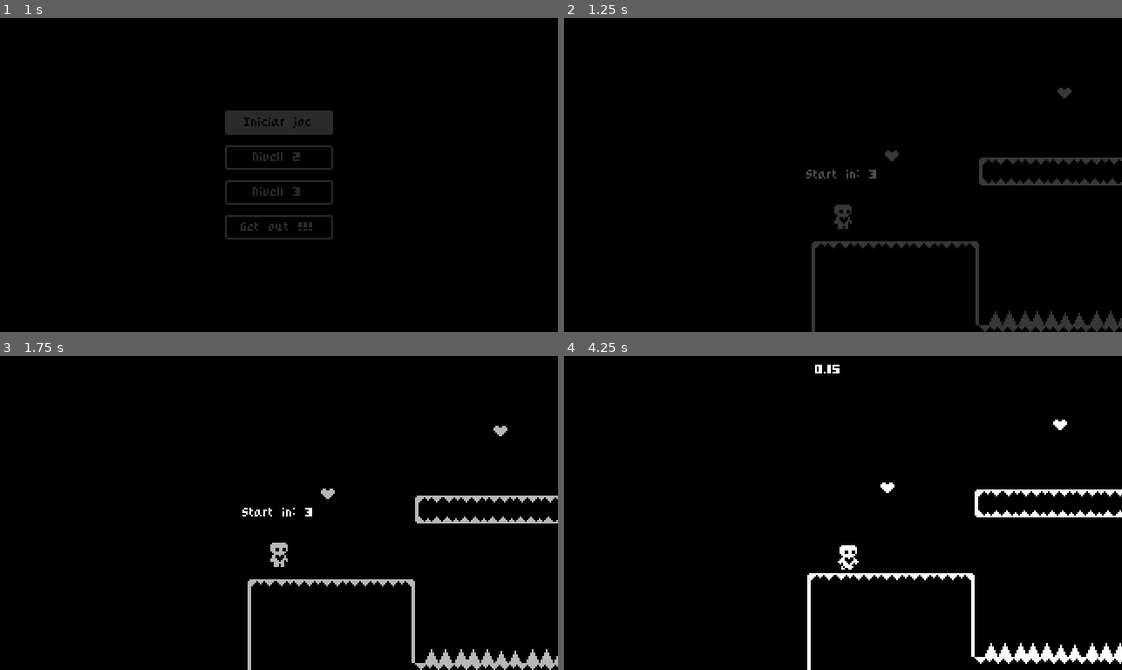
Above: before the commit, frames 1-4 (two rows, left to right).
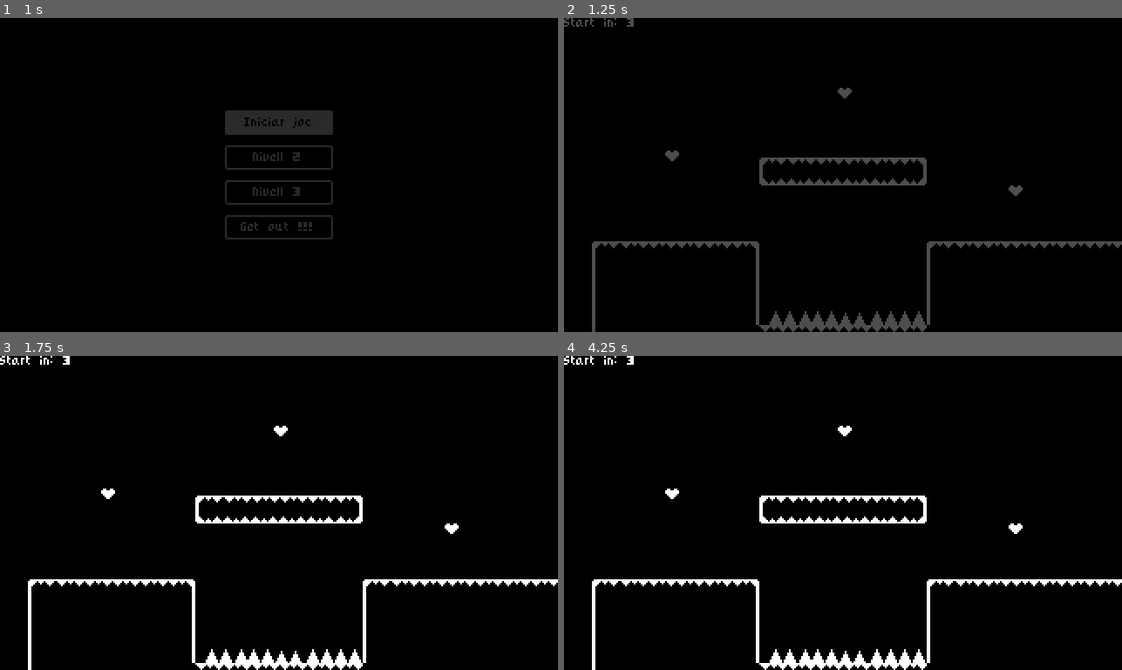
Above: after the commit, the same moments.

Repository: VictorProfe/Claret-plataformer
Game: Godot game, scene res://Menus/Menu inici/start_menu.tscn
Two runs of this game, one before a commit and one after it. Both use one fixed random seed, a clock stepped at 60 frames per second and the inputs below.
Inputs:
- Up to frame 1 (1 s): click "Iniciar joc" at 0.5 s
- Up to frame 2 (1.25 s): no input
- Up to frame 3 (1.75 s): hold Right (move_right) from 1.28 s (still down); hold Up (jump) from 1.28 s (still down)
- Up to frame 4 (4.25 s): tap Enter at 2, 3.5 s; release Up (jump) at 2.03 s; tap Up (jump) at 2.1, 2.27, 2.57, 3.6, 3.77, 4.07 s; tap Space at 2.75 s; release Right (move_right) at 2.78 s; hold Left (move_left) 2.78-3.53 s; hold Up (jump) 2.78-3.53 s; hold Right (move_right) from 3.53 s (still down)

Frame 1 is identical in both runs. In frame 2, 5.8% of the frame differs, in the area x 0-100%, y 0-100%; in frame 3, 6.0%; in frame 4, 6.1%.
Error after the commit: Invalid assignment of property or key 'visible' with value of type 'bool' on a base object of type 'null instance'. (res://World/world.gd:21)

Commit message:
punky player

Diff:
--- a/Personatges/player.tscn
+++ b/Personatges/player.tscn
@@ -1,15 +1,53 @@
-[gd_scene load_steps=15 format=3 uid="uid://b3vkmfxunohh8"]
+[gd_scene load_steps=33 format=3 uid="uid://b3vkmfxunohh8"]
 
 [ext_resource type="Script" path="res://Personatges/player.gd" id="1_1h0vt"]
 [ext_resource type="Resource" uid="uid://nhd5voo3ikx1" path="res://Personatges/DefaultMovementData.tres" id="2_06uy6"]
 [ext_resource type="Texture2D" uid="uid://db34qqr0dkden" path="res://assets/imatges/player.png" id="2_jlvsk"]
-
-[sub_resource type="AtlasTexture" id="AtlasTexture_2qeu2"]
-atlas = ExtResource("2_jlvsk")
-region = Rect2(0, 0, 24, 20)
-
-[sub_resource type="AtlasTexture" id="AtlasTexture_afbgn"]
-atlas = ExtResource("2_jlvsk")
+[ext_resource type="Texture2D" uid="uid://d38q4uqq7cr5a" path="res://assets/imatges/playerBlue.png" id="4_4r54q"]
+[ext_resource type="Texture2D" uid="uid://xlu2y3oqeiht" path="res://assets/imatges/playerpunk.png" id="5_g3kd5"]
+
+[sub_resource type="AtlasTexture" id="AtlasTexture_f00w4"]
+atlas = ExtResource("5_g3kd5")
+region = Rect2(0, 0, 24, 20)
+
+[sub_resource type="AtlasTexture" id="AtlasTexture_eujdj"]
+atlas = ExtResource("2_jlvsk")
+region = Rect2(0, 0, 24, 20)
+
+[sub_resource type="AtlasTexture" id="AtlasTexture_8mmiq"]
+atlas = ExtResource("5_g3kd5")
+region = Rect2(144, 0, 24, 20)
+
+[sub_resource type="AtlasTexture" id="AtlasTexture_lcfbw"]
+atlas = ExtResource("2_jlvsk")
+region = Rect2(144, 0, 24, 20)
+
+[sub_resource type="AtlasTexture" id="AtlasTexture_i2by4"]
+atlas = ExtResource("5_g3kd5")
+region = Rect2(0, 0, 24, 20)
+
+[sub_resource type="AtlasTexture" id="AtlasTexture_oo2yl"]
+atlas = ExtResource("5_g3kd5")
+region = Rect2(24, 0, 24, 20)
+
+[sub_resource type="AtlasTexture" id="AtlasTexture_eqyi8"]
+atlas = ExtResource("5_g3kd5")
+region = Rect2(48, 0, 24, 20)
+
+[sub_resource type="AtlasTexture" id="AtlasTexture_o6hjq"]
+atlas = ExtResource("5_g3kd5")
+region = Rect2(72, 0, 24, 20)
+
+[sub_resource type="AtlasTexture" id="AtlasTexture_ixhof"]
+atlas = ExtResource("5_g3kd5")
+region = Rect2(96, 0, 24, 20)
+
+[sub_resource type="AtlasTexture" id="AtlasTexture_8e1lm"]
+atlas = ExtResource("5_g3kd5")
+region = Rect2(120, 0, 24, 20)
+
+[sub_resource type="AtlasTexture" id="AtlasTexture_sdwpi"]
+atlas = ExtResource("5_g3kd5")
 region = Rect2(144, 0, 24, 20)
 
 [sub_resource type="AtlasTexture" id="AtlasTexture_ejwk3"]
@@ -35,12 +73,40 @@
 [sub_resource type="AtlasTexture" id="AtlasTexture_572d7"]
 atlas = ExtResource("2_jlvsk")
 region = Rect2(0, 0, 24, 20)
+
+[sub_resource type="AtlasTexture" id="AtlasTexture_x0iqj"]
+atlas = ExtResource("4_4r54q")
+region = Rect2(0, 0, 24, 20)
+
+[sub_resource type="AtlasTexture" id="AtlasTexture_mjdhc"]
+atlas = ExtResource("4_4r54q")
+region = Rect2(24, 0, 24, 20)
+
+[sub_resource type="AtlasTexture" id="AtlasTexture_4f7ej"]
+atlas = ExtResource("4_4r54q")
+region = Rect2(48, 0, 24, 20)
+
+[sub_resource type="AtlasTexture" id="AtlasTexture_778a1"]
+atlas = ExtResource("4_4r54q")
+region = Rect2(72, 0, 24, 20)
+
+[sub_resource type="AtlasTexture" id="AtlasTexture_0bgpc"]
+atlas = ExtResource("4_4r54q")
+region = Rect2(96, 0, 24, 20)
+
+[sub_resource type="AtlasTexture" id="AtlasTexture_8dy3f"]
+atlas = ExtResource("4_4r54q")
+region = Rect2(120, 0, 24, 20)
+
+[sub_resource type="AtlasTexture" id="AtlasTexture_q0706"]
+atlas = ExtResource("4_4r54q")
+region = Rect2(144, 0, 24, 20)
 
 [sub_resource type="SpriteFrames" id="SpriteFrames_v2gsa"]
 animations = [{
 "frames": [{
 "duration": 1.0,
-"texture": SubResource("AtlasTexture_2qeu2")
+"texture": SubResource("AtlasTexture_f00w4")
 }],
 "loop": true,
 "name": &"idle",
@@ -48,7 +114,15 @@
 }, {
 "frames": [{
 "duration": 1.0,
-"texture": SubResource("AtlasTexture_afbgn")
+"texture": SubResource("AtlasTexture_eujdj")
+}],
+"loop": true,
+"name": &"idle2",
+"speed": 5.0
+}, {
+"frames": [{
+"duration": 1.0,
+"texture": SubResource("AtlasTexture_8mmiq")
 }],
 "loop": true,
 "name": &"jump",
@@ -56,6 +130,40 @@
 }, {
 "frames": [{
 "duration": 1.0,
+"texture": SubResource("AtlasTexture_lcfbw")
+}],
+"loop": true,
+"name": &"jump2",
+"speed": 5.0
+}, {
+"frames": [{
+"duration": 1.0,
+"texture": SubResource("AtlasTexture_i2by4")
+}, {
+"duration": 1.0,
+"texture": SubResource("AtlasTexture_oo2yl")
+}, {
+"duration": 1.0,
+"texture": SubResource("AtlasTexture_eqyi8")
+}, {
+"duration": 1.0,
+"texture": SubResource("AtlasTexture_o6hjq")
+}, {
+"duration": 1.0,
+"texture": SubResource("AtlasTexture_ixhof")
+}, {
+"duration": 1.0,
+"texture": SubResource("AtlasTexture_8e1lm")
+}, {
+"duration": 1.0,
+"texture": SubResource("AtlasTexture_sdwpi")
+}],
+"loop": true,
+"name": &"run",
+"speed": 5.0
+}, {
+"frames": [{
+"duration": 1.0,
 "texture": SubResource("AtlasTexture_ejwk3")
 }, {
 "duration": 1.0,
@@ -74,8 +182,34 @@
 "texture": SubResource("AtlasTexture_572d7")
 }],
 "loop": true,
-"name": &"run",
+"name": &"run2",
 "speed": 10.0
+}, {
+"frames": [{
+"duration": 1.0,
+"texture": SubResource("AtlasTexture_x0iqj")
+}, {
+"duration": 1.0,
+"texture": SubResource("AtlasTexture_mjdhc")
+}, {
+"duration": 1.0,
+"texture": SubResource("AtlasTexture_4f7ej")
+}, {
+"duration": 1.0,
+"texture": SubResource("AtlasTexture_778a1")
+}, {
+"duration": 1.0,
+"texture": SubResource("AtlasTexture_0bgpc")
+}, {
+"duration": 1.0,
+"texture": SubResource("AtlasTexture_8dy3f")
+}, {
+"duration": 1.0,
+"texture": SubResource("AtlasTexture_q0706")
+}],
+"loop": true,
+"name": &"runblue",
+"speed": 5.0
 }]
 
 [sub_resource type="RectangleShape2D" id="RectangleShape2D_delq7"]
@@ -93,7 +227,8 @@
 movement_data = ExtResource("2_06uy6")
 
 [node name="AnimatedSprite2D" type="AnimatedSprite2D" parent="."]
-position = Vector2(0, -10)
+position = Vector2(2, -10)
+scale = Vector2(1.02381, 1)
 sprite_frames = SubResource("SpriteFrames_v2gsa")
 animation = &"idle"
 
Binary file added: assets/imatges/playerpunk.png
Not shown, added: assets/imatges/playerpunk.png.import
